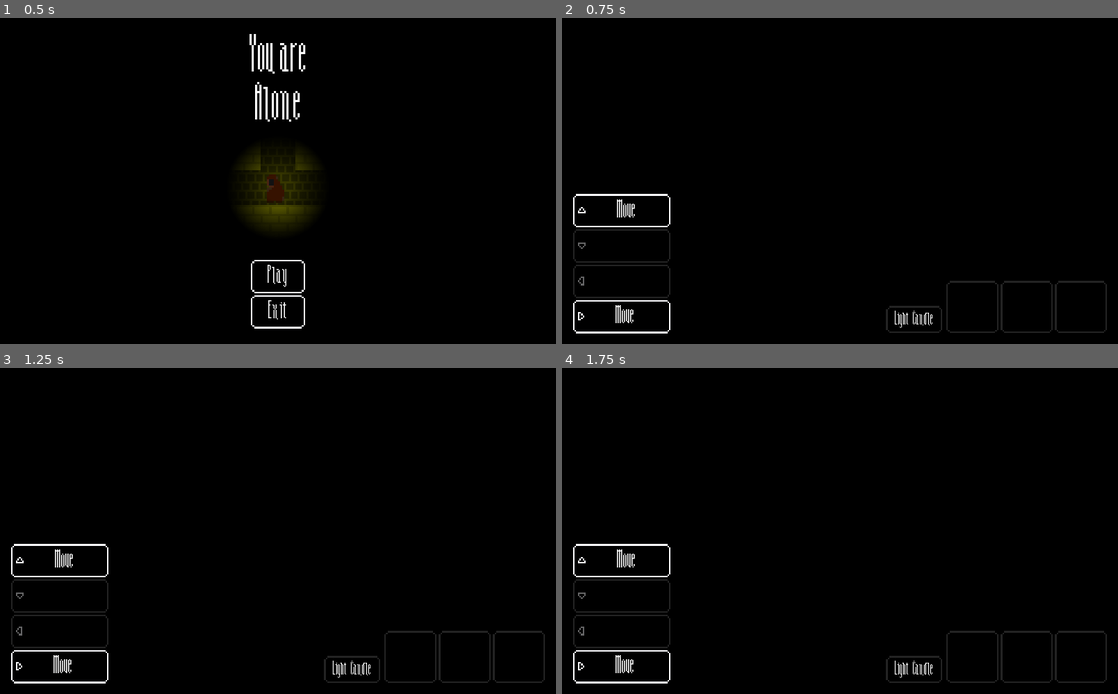
Above: before the commit, frames 1-4 (two rows, left to right).
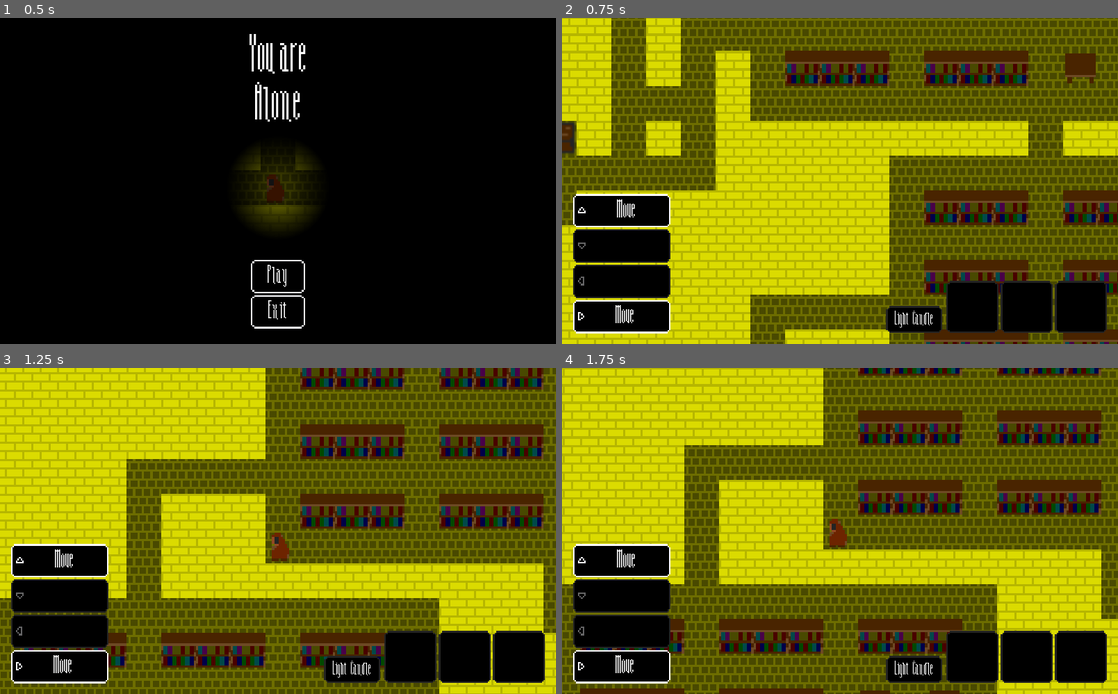
Above: after the commit, the same moments.

Repository: Demindiro/you-are-alone
Game: Godot game, scene res://main_menu.tscn
The game is run twice, just before and just after one commit, with the same random seed, the same clock (stepped at 60 frames per second) and the same inputs.
Inputs:
- Up to frame 1 (0.5 s): no input
- Up to frame 2 (0.75 s): click "Play" at 0.5 s
- Up to frame 3 (1.25 s): no input
- Up to frame 4 (1.75 s): hold Right (move_right) from 1.28 s (still down)

Frame 1 is identical in both runs. In frame 2, 88% of the frame differs, in the area x 0-100%, y 0-100%; in frame 3, 88%; in frame 4, 88%.

Commit message:
Add "Jesus" puzzle

Diff:
--- a/map/map.gd
+++ b/map/map.gd
@@ -10,6 +10,8 @@
 const WALL_ID := 0
 const FLOOR_ID := 1
 const DOOR_ID := 2
+
+const JESUS_ID := 15
 
 const TILE_TO_ACTION_MAP := {
 	WALL_ID: GWJ30_TileAction_Wall,
@@ -31,6 +33,10 @@
 	14: GWJ30_TileAction_Table,
 }
 
+const PUZZLES := {
+	GWJ30_TileAction_Puzzle_Jesus: JESUS_ID
+}
+
 var actions := {}
 var cells := {}
 var astar := AStar.new()
@@ -47,6 +53,8 @@
 	var free_inventory_slots := 0
 	var puzzles := []
 
+	# Merge rooms
+	var inventory_positions := []
 	for child in get_children():
 		var room: GWJ30_Room = child
 		var room_aabb = room.get_used_rect()
@@ -76,12 +84,35 @@
 						floor_tiles.append(key)
 					set_cell(key[0], key[1], cell)
 					if actions[key] is GWJ30_TileAction_Inventory:
-						inventories.push_back(actions[key].items)
+						#inventories.push_back(actions[key].items)
+						inventory_positions.push_back(key)
 		room.queue_free()
 
+	# Retry if there are not enough free inventories
+	if len(inventory_positions) < 1:
+		get_tree().reload_current_scene()
+		return
+
+	# Replace some inventories with puzzles (which are also inventories)
+	var inventory_positions_shuffled := inventory_positions.duplicate()
+	inventory_positions_shuffled.shuffle()
+	var puzzles_shuffled := PUZZLES.keys()
+	puzzles_shuffled.shuffle()
+	for i in 1:
+		var key: PoolIntArray = inventory_positions.pop_back()
+		var pzl = puzzles_shuffled.pop_back()
+		actions[key] = pzl.new()
+		actions[key].position = Vector2(key[0], key[1])
+		actions[key].map = self
+		puzzles.push_back(actions[key])
+		set_cell(key[0], key[1], PUZZLES[pzl])
+
+	# Collect inventory arrays
+	for key in inventory_positions:
+		inventories.push_back(actions[key].items)
+
+	# Close off any potential gaps
 	var wall_gaps := PoolVector2Array()
-
-	# Close off any potential gaps
 	for floor_pos in floor_tiles:
 		var pos := Vector2(floor_pos[0], floor_pos[1])
 		var key: PoolIntArray = floor_pos
@@ -146,7 +177,7 @@
 	if puzzle_item_count > len(puzzle_inventories):
 		# Just try again, I can't be bothered
 		print("TODO handle potentally too low inv space properly")
-		get_tree().reload_current()
+		get_tree().reload_current_scene()
 		return
 		assert(false, "TODO")
 	else:
--- a/player/player.gd
+++ b/player/player.gd
@@ -105,8 +105,21 @@
 	emit_signal("killed")
 
 
+func _puzzle_solved() -> void:
+	var result: GWJ30_TileActionResult = puzzle.do(self)
+	_clear_state()
+	_parse_result(result)
+
+
+func _clear_state() -> void:
+	if puzzle != null:
+		puzzle.disconnect("solved", self, "_puzzle_solved")
+	puzzle = null
+	open_inventory_items = []
+
+
 func _move(direction: Vector2) -> void:
-	open_inventory_items = []
+	_clear_state()
 	_old_position = global_position
 	var result: GWJ30_TileActionResult = map.do_action(self, direction)
 	if result == null:
@@ -116,6 +129,10 @@
 		_update_shadow()
 	_interpolation_fraction = 0.0
 	emit_signal("move")
+	_parse_result(result)
+
+
+func _parse_result(result: GWJ30_TileActionResult) -> void:
 	if result is GWJ30_TileActionResult_None:
 		pass
 	elif result is GWJ30_TileActionResult_Inventory:
@@ -123,6 +140,8 @@
 		emit_signal("open_inventory")
 	elif result is GWJ30_TileActionResult_Puzzle:
 		puzzle = result
+		var e: int = puzzle.connect("solved", self, "_puzzle_solved")
+		assert(e == OK)
 		emit_signal("open_puzzle")
 	elif result is GWJ30_TileActionResult_Escaped:
 		emit_signal("escaped")
--- a/player/player.tscn
+++ b/player/player.tscn
@@ -44,30 +44,35 @@
 
 [node name="AnimatedSprite" type="AnimatedSprite" parent="Visual"]
 position = Vector2( 8, 8 )
-frames = SubResource( 6 )
+frames = SubResource( 1 )
 animation = "walking"
 
 [node name="Center shadow" type="MeshInstance2D" parent="Visual"]
+visible = false
 material = ExtResource( 3 )
 position = Vector2( 8, 8 )
 mesh = SubResource( 2 )
 
 [node name="Cover left" type="MeshInstance2D" parent="Visual"]
+visible = false
 material = SubResource( 4 )
 position = Vector2( -1040, -992 )
 mesh = SubResource( 5 )
 
 [node name="Cover up" type="MeshInstance2D" parent="Visual"]
+visible = false
 material = SubResource( 4 )
 position = Vector2( 1000, -1040 )
 mesh = SubResource( 5 )
 
 [node name="Cover right" type="MeshInstance2D" parent="Visual"]
+visible = false
 material = SubResource( 4 )
 position = Vector2( 1056, 992 )
 mesh = SubResource( 5 )
 
 [node name="Cover down" type="MeshInstance2D" parent="Visual"]
+visible = false
 material = SubResource( 4 )
 position = Vector2( -992, 1056 )
 mesh = SubResource( 5 )
--- a/project.godot
+++ b/project.godot
@@ -124,7 +124,7 @@
 "language": "GDScript",
 "path": "res://tiles/action_none.gd"
 }, {
-"base": "GWJ30_TileAction",
+"base": "GWJ30_TileAction_Inventory",
 "class": "GWJ30_TileAction_Puzzle",
 "language": "GDScript",
 "path": "res://puzzles/puzzle.gd"
@@ -133,6 +133,11 @@
 "class": "GWJ30_TileAction_Puzzle_Door",
 "language": "GDScript",
 "path": "res://puzzles/door/door.gd"
+}, {
+"base": "GWJ30_TileAction_Puzzle",
+"class": "GWJ30_TileAction_Puzzle_Jesus",
+"language": "GDScript",
+"path": "res://puzzles/jesus/puzzle.gd"
 }, {
 "base": "GWJ30_TileAction_Inventory",
 "class": "GWJ30_TileAction_Table",
@@ -170,6 +175,7 @@
 "GWJ30_TileAction_None": "",
 "GWJ30_TileAction_Puzzle": "",
 "GWJ30_TileAction_Puzzle_Door": "",
+"GWJ30_TileAction_Puzzle_Jesus": "",
 "GWJ30_TileAction_Table": "",
 "GWJ30_TileAction_Wall": ""
 }
--- a/puzzles/door/door.gd
+++ b/puzzles/door/door.gd
@@ -17,6 +17,8 @@
 			var node: Node2D = preload("light.tscn").instance()
 			map.add_child(node)
 			node.position = position * 16 # TODO don't hardcode this
+			# Don't emit a signal so the player has to step through the door manually
+			# That's extra dramatic & stuff
 			return true
 		return false
 
@@ -26,15 +28,22 @@
 		else:
 			return preload("ui.tscn").instance() as Control # godot pls
 
+	func is_solved() -> bool:
+		return solved
+
 const _COUNTER := [0]
 var puzzle := Puzzle.new()
 
 func _init() -> void:
 	name = "Door"
 	puzzle.key = "Key"
+	puzzle.owner = weakref(self)
 
 func get_necessary_items() -> PoolStringArray:
 	return PoolStringArray([puzzle.key])
+
+func is_solved() -> bool:
+	return puzzle.solved
 
 func do(player: GWJ30_Player) -> GWJ30_TileActionResult:
 	if puzzle.solved:
--- /dev/null
+++ b/puzzles/jesus/puzzle.gd
@@ -0,0 +1,54 @@
+extends GWJ30_TileAction_Puzzle
+class_name GWJ30_TileAction_Puzzle_Jesus
+
+class Puzzle:
+	extends GWJ30_TileActionResult_Puzzle
+	var has_bread := false
+	var has_wine := false
+	var has_nail := false
+
+	func put_item(item: String) -> bool:
+		var placed := false
+		match item:
+			"Bread":
+				if not has_bread:
+					has_bread = true
+					placed = true
+			"Wine":
+				if not has_wine:
+					has_wine = true
+					placed = true
+			"Nail":
+				if not has_nail:
+					has_nail = true
+					placed = true
+		if placed and has_bread and has_wine and has_nail:
+			emit_signal("solved")
+		return placed
+
+	func get_ui() -> Control:
+		var c: Control = preload("ui.tscn").instance()
+		c.has_bread = has_bread
+		c.has_wine = has_wine
+		c.has_nail = has_nail
+		return c
+
+var puzzle := Puzzle.new()
+var inventory := GWJ30_TileActionResult_Inventory.new([null])
+
+func _init() -> void:
+	name = "Cross"
+	items = inventory.items
+	puzzle.owner = weakref(self)
+
+func get_necessary_items() -> PoolStringArray:
+	return PoolStringArray(["Bread", "Wine", "Nail"])
+
+func is_solved() -> bool:
+	return puzzle.has_bread and puzzle.has_wine and puzzle.has_nail
+
+func do(player: GWJ30_Player) -> GWJ30_TileActionResult:
+	if is_solved():
+		return inventory
+	else:
+		return puzzle
--- /dev/null
+++ b/puzzles/jesus/ui.gd
@@ -0,0 +1,17 @@
+extends Control
+
+var has_bread := false
+var has_wine := false
+var has_nail := false
+
+export var bread_path := NodePath()
+export var wine_path := NodePath()
+export var nail_path := NodePath()
+onready var bread: Control = get_node(bread_path)
+onready var wine: Control = get_node(wine_path)
+onready var nail: Control = get_node(nail_path)
+
+func _ready() -> void:
+	bread.visible = has_bread
+	wine.visible = has_wine
+	nail.visible = has_nail
--- /dev/null
+++ b/puzzles/jesus/ui.tscn
@@ -0,0 +1,75 @@
+[gd_scene load_steps=6 format=2]
+
+[ext_resource path="res://puzzles/jesus/cross.png" type="Texture" id=1]
+[ext_resource path="res://puzzles/jesus/bread.png" type="Texture" id=2]
+[ext_resource path="res://puzzles/jesus/wine.png" type="Texture" id=3]
+[ext_resource path="res://puzzles/jesus/nail.png" type="Texture" id=4]
+[ext_resource path="res://puzzles/jesus/ui.gd" type="Script" id=5]
+
+[node name="Jesus" type="Control"]
+anchor_right = 1.0
+anchor_bottom = 1.0
+script = ExtResource( 5 )
+__meta__ = {
+"_edit_use_anchors_": false
+}
+bread_path = NodePath("Bread")
+wine_path = NodePath("Wine")
+nail_path = NodePath("Nail")
+
+[node name="Cross" type="TextureRect" parent="."]
+anchor_right = 1.0
+margin_top = 20.0
+margin_bottom = 128.0
+size_flags_horizontal = 3
+size_flags_vertical = 3
+texture = ExtResource( 1 )
+stretch_mode = 6
+__meta__ = {
+"_edit_use_anchors_": false
+}
+
+[node name="Nail" type="TextureRect" parent="."]
+anchor_left = 0.167
+anchor_top = 1.0
+anchor_right = 0.167
+anchor_bottom = 1.0
+margin_left = -48.0
+margin_top = -116.0
+margin_right = 48.0
+margin_bottom = -20.0
+texture = ExtResource( 4 )
+stretch_mode = 5
+__meta__ = {
+"_edit_use_anchors_": false
+}
+
+[node name="Wine" type="TextureRect" parent="."]
+anchor_left = 0.5
+anchor_top = 1.0
+anchor_right = 0.5
+anchor_bottom = 1.0
+margin_left = -48.0
+margin_top = -116.0
+margin_right = 48.0
+margin_bottom = -20.0
+texture = ExtResource( 3 )
+stretch_mode = 5
+__meta__ = {
+"_edit_use_anchors_": false
+}
+
+[node name="Bread" type="TextureRect" parent="."]
+anchor_left = 0.833
+anchor_top = 1.0
+anchor_right = 0.833
+anchor_bottom = 1.0
+margin_left = -48.0
+margin_top = -116.0
+margin_right = 48.0
+margin_bottom = -20.0
+texture = ExtResource( 2 )
+stretch_mode = 5
+__meta__ = {
+"_edit_use_anchors_": false
+}
--- a/puzzles/puzzle.gd
+++ b/puzzles/puzzle.gd
@@ -1,6 +1,10 @@
-extends GWJ30_TileAction
+extends GWJ30_TileAction_Inventory
 class_name GWJ30_TileAction_Puzzle
 
 func get_necessary_items() -> PoolStringArray:
 	assert(false, "get_necessary_items() must be overriden")
 	return PoolStringArray()
+
+func is_solved() -> bool:
+	assert(false, "is_solved() must be overriden")
+	return false
--- a/puzzles/puzzle_result.gd
+++ b/puzzles/puzzle_result.gd
@@ -1,5 +1,9 @@
 extends GWJ30_TileActionResult
 class_name GWJ30_TileActionResult_Puzzle
+
+signal solved
+
+var owner: WeakRef
 
 func put_item(_item: String) -> bool:
 	assert(false, "put_item() must be overriden")
@@ -8,3 +12,6 @@
 func get_ui() -> Control:
 	assert(false, "get_ui() must be overriden")
 	return null
+
+func do(player) -> GWJ30_TileActionResult:
+	return owner.get_ref().do(player)
--- a/tiles/tileset.tres
+++ b/tiles/tileset.tres
@@ -7,6 +7,7 @@
 [ext_resource path="res://tiles/chest.png" type="Texture" id=5]
 [ext_resource path="res://tiles/bookshelf.png" type="Texture" id=6]
 [ext_resource path="res://tiles/table.png" type="Texture" id=7]
+[ext_resource path="res://tiles/jesus.png" type="Texture" id=8]
 
 [resource]
 0/name = "wall.png 0"
@@ -219,3 +220,17 @@
 14/shape_one_way_margin = 0.0
 14/shapes = [  ]
 14/z_index = 0
+15/name = "jesus.png 15"
+15/texture = ExtResource( 8 )
+15/tex_offset = Vector2( 0, 0 )
+15/modulate = Color( 1, 1, 1, 1 )
+15/region = Rect2( 0, 0, 16, 16 )
+15/tile_mode = 0
+15/occluder_offset = Vector2( 0, 0 )
+15/navigation_offset = Vector2( 0, 0 )
+15/shape_offset = Vector2( 0, 0 )
+15/shape_transform = Transform2D( 1, 0, 0, 1, 0, 0 )
+15/shape_one_way = false
+15/shape_one_way_margin = 0.0
+15/shapes = [  ]
+15/z_index = 0
--- a/ui/ui.gd
+++ b/ui/ui.gd
@@ -58,6 +58,7 @@
 	clear_children(chest_inventory)
 	clear_children(puzzle)
 	_refresh_actions()
+	_refresh_puzzle()
 
 
 func open_inventory() -> void:
@@ -117,6 +118,7 @@
 		assert(err == OK)
 		chest_inventory.add_child(btn)
 	_refresh_light_candle_button()
+	_refresh_puzzle()
 
 
 func _refresh_actions() -> void:
@@ -135,9 +137,11 @@
 		if b.disabled:
 			b.call_deferred("release_focus")
 	_refresh_light_candle_button()
+	_refresh_puzzle()
 
 
 func _refresh_puzzle() -> void:
+	clear_children(puzzle)
 	if player.puzzle != null:
 		var node: Control = player.puzzle.get_ui()
 		puzzle.add_child(node)
Not shown: 1 places in player/player.tscn that only renumber resources
Binary file added: puzzles/jesus/bread.png
Not shown, added: puzzles/jesus/bread.png.import
Binary file added: puzzles/jesus/cross.png
Not shown, added: puzzles/jesus/cross.png.import
Binary file added: puzzles/jesus/nail.png
Not shown, added: puzzles/jesus/nail.png.import
Binary file added: puzzles/jesus/wine.png
Not shown, added: puzzles/jesus/wine.png.import
Binary file added: tiles/jesus.png
Not shown, added: tiles/jesus.png.import
Not shown: 1 places in tiles/tileset.tres that only renumber resources
